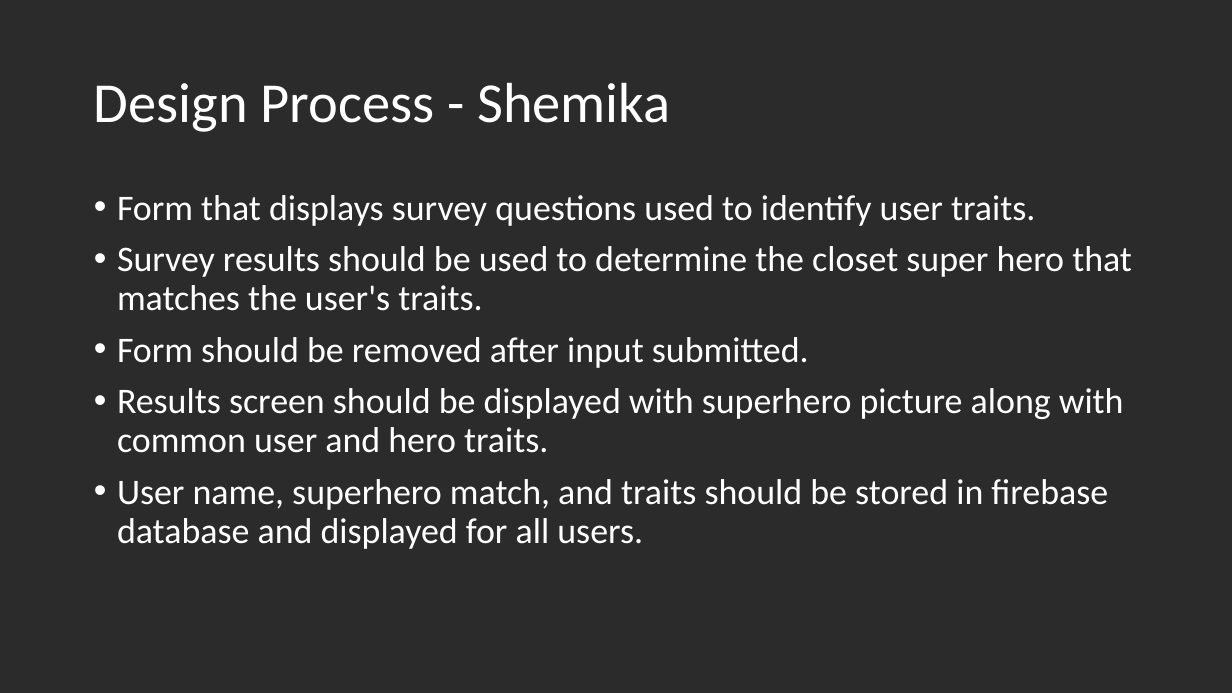
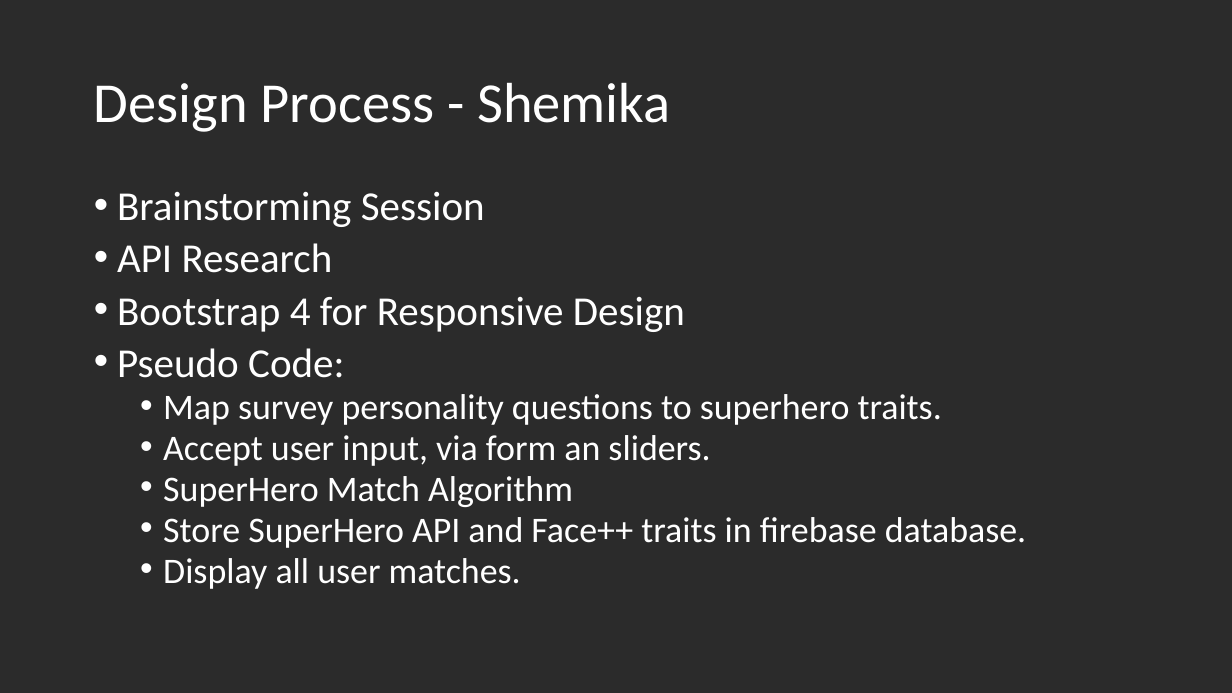
Before and after one commit to tlockhart/SuperHeroMatch, a slide deck: slide 3 of Superhero Project.pptx. Drawn at 1232x693 pixels with LibreOffice and Linux fonts; fonts in the diff are those of the drawing; background and template pictures are left out; a plain dark background stands for a picture behind light text. Boxes give left, top, right and bottom in pixels: in the first picture for what was removed or moved away, otherwise in the second. Text is boxed around its words. In the diff, an @@ line names an element or a change of style, - is before the commit and + after.

Commit message:
Updated presentation

```diff
--- a/Superhero Project.pptx
+++ b/Superhero Project.pptx
@@ text at box(117, 192, 1026, 589): text changed @@
-• Form that displays survey questions used to identify user traits.
-• Survey results should be used to determine the closet super hero that matches the user's traits.
-• Form should be removed after input submitted.
-• Results screen should be displayed with superhero picture along with common user and hero traits.
-• User name, superhero match, and traits should be stored in firebase database and displayed for all users.
+• Brainstorming Session
+• API Research
+• Bootstrap 4 for Responsive Design
+• Pseudo Code:
+  • Map survey personality questions to superhero traits.
+  • Accept user input, via form an sliders.
+  • SuperHero Match Algorithm
+  • Store SuperHero API and Face++ traits in firebase database.
+  • Display all user matches.
```
